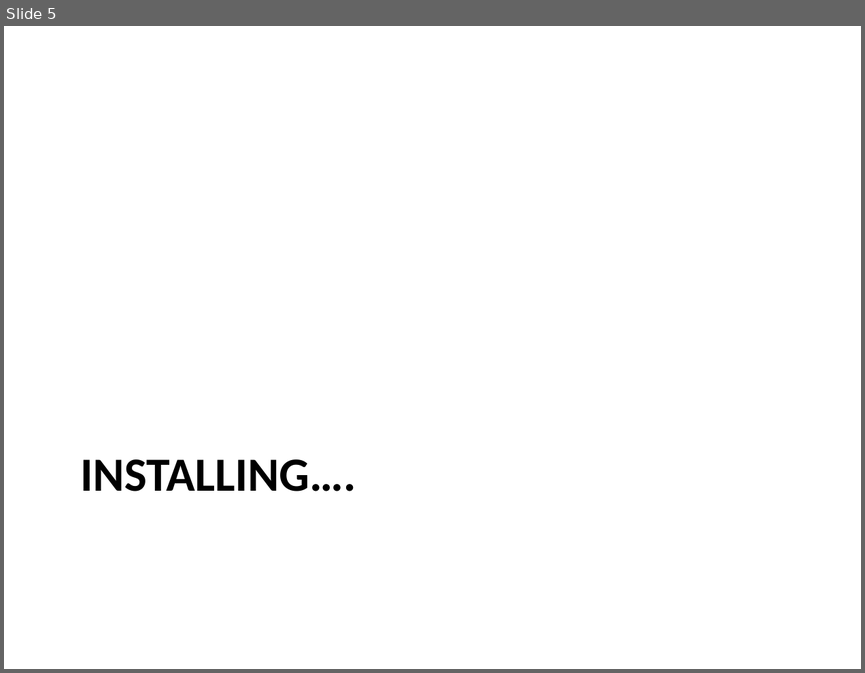
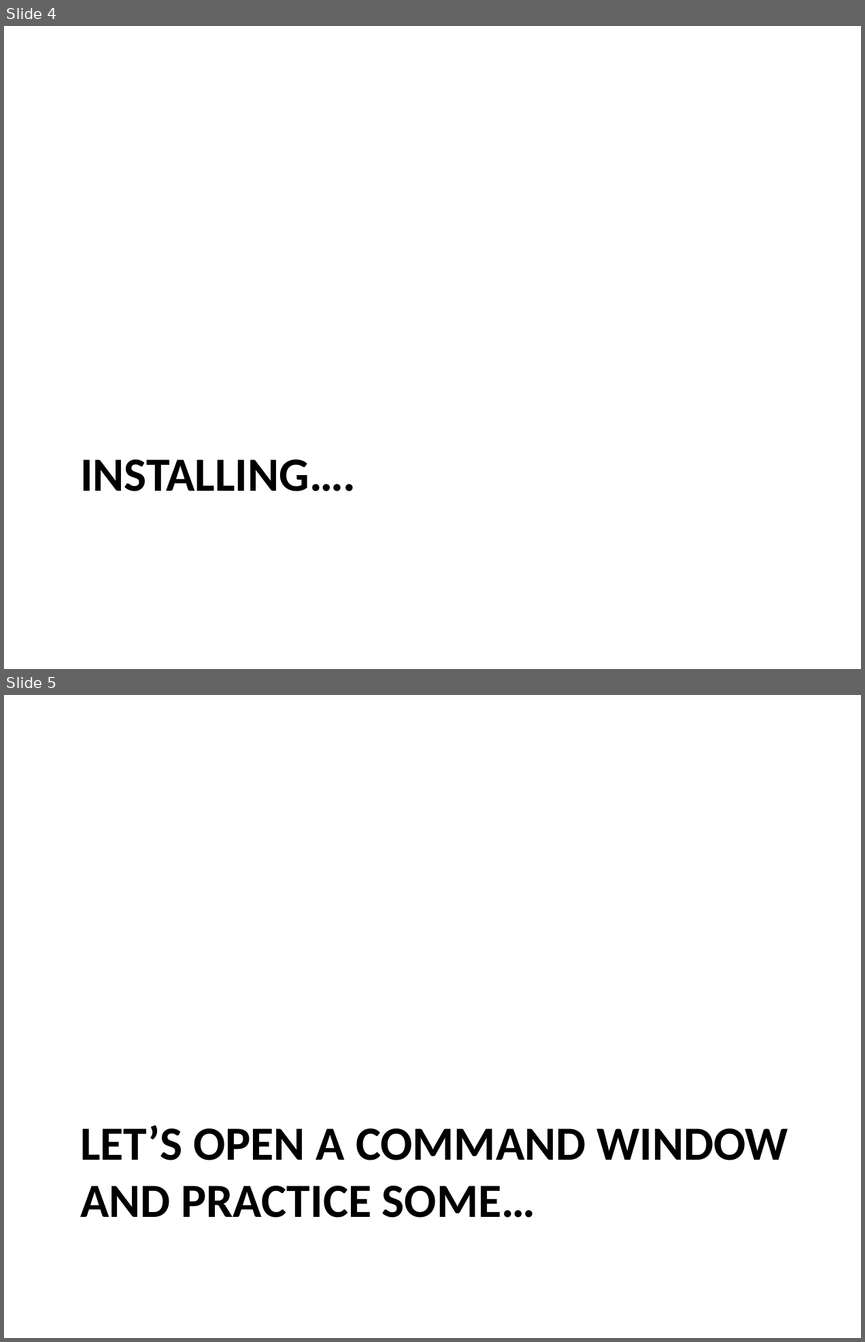
Before and after one commit to kinsidar/Spring2016, a slide deck: Slides/Lab1.pptx. Shown one above the other, each under a label of ours: slide 5 before the commit, slides 4 and 5 after it. The pictures are 865x673 and 865x1342 pixels, drawn with LibreOffice and Linux fonts; fonts in the diff are those of the drawing. Boxes give left, top, right and bottom in pixels: in the first picture for what was removed or moved away, otherwise in the second. Text is boxed around its words. In the diff, an @@ line names an element or a change of style, - is before the commit and + after.

```diff
--- a/Slides/Lab1.pptx
+++ b/Slides/Lab1.pptx
@@ slide 5 added at box(4, 695, 861, 1338), background #FFFFFF @@
@@ title added at box(80, 1125, 788, 1217), 40 pt, text #000000, bold @@
+LET’S OPEN A COMMAND WINDOW AND PRACTICE SOME…
@@ what was slide 5 is now slide 4 @@
```
Also in this commit, not shown: 2 slides changed, 13 other slides added, 2 slides removed.
